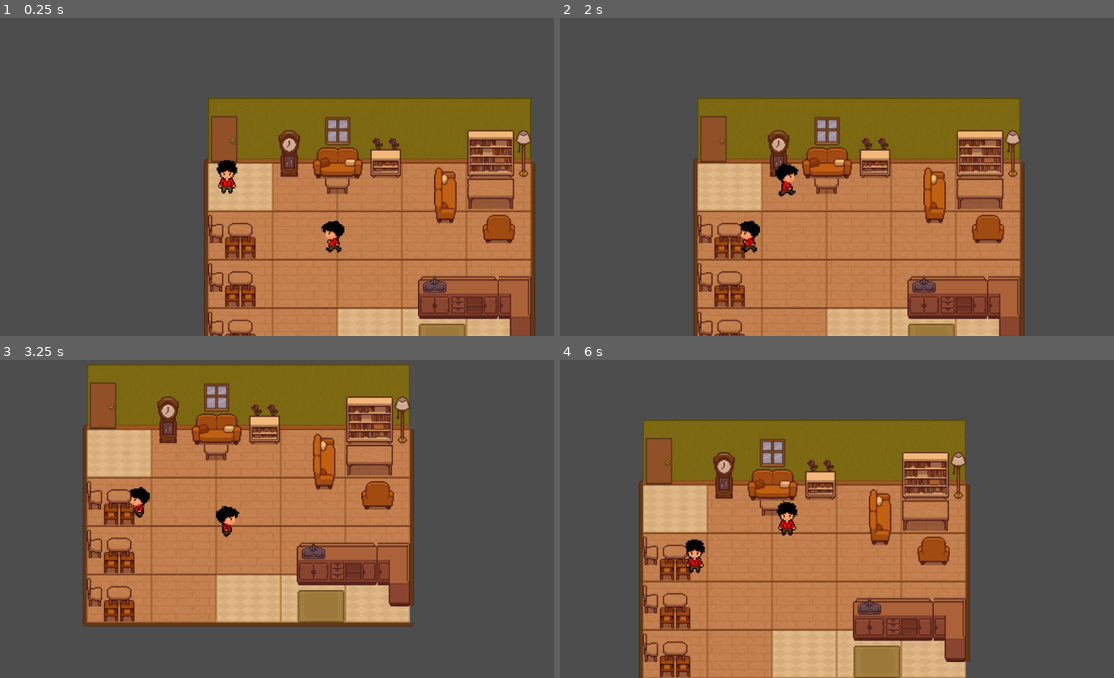
Above: before the commit, frames 1-4 (two rows, left to right).
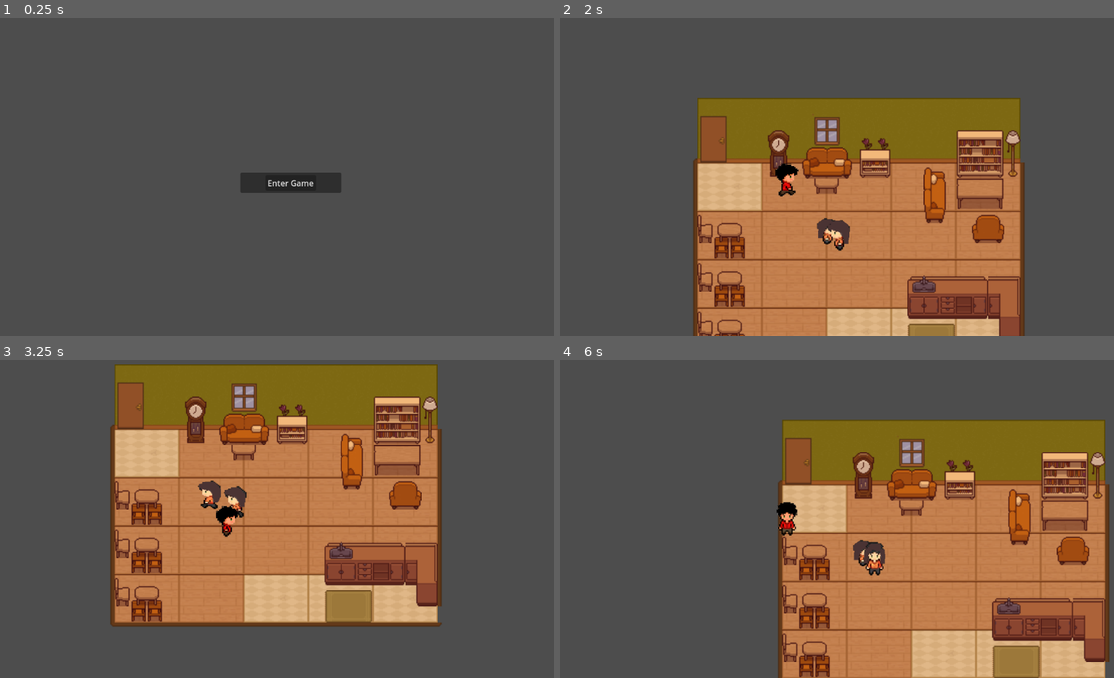
Above: after the commit, the same moments.

Repository: DavidNotlu/detox-cafe
Game: Godot game, scene res://scenes/Home.tscn
Two runs of this game, one before a commit and one after it. Both use one fixed random seed, a clock stepped at 60 frames per second and the inputs below. Before the commit the project starts from res://scenes/main.tscn.
Inputs (mouse positions are in pixels of both pictures, inside the frame that each line leads up to):
- Up to frame 1 (0.25 s): no input
- Up to frame 2 (2 s): click (848, 183) at 0.5 s, where only the run after the commit has a clickable "Enter Game"; hold Right (ui_right) from 1.28 s (still down)
- Up to frame 3 (3.25 s): release Right (ui_right) at 2.03 s; hold Down (ui_down) 2.03-2.78 s; hold Right (ui_right) from 2.78 s (still down)
- Up to frame 4 (6 s): release Right (ui_right) at 3.53 s; hold Up (ui_up) 3.53-4.28 s; hold Left (ui_left) 4.28-5.78 s; tap Enter at 5.75 s; hold Down (ui_down) from 5.78 s (still down)

The runs differ from the first frame. In frame 1, 44% of the frame differs, in the area x 36-97%, y 25-100%; in frame 2, 0.7%; in frame 3, 24%; in frame 4, 55%, in the area x 14-100%, y 18-100%.

Commit message:
add new sprite

Diff:
--- /dev/null
+++ b/cafe-detox/assets/char free/female.tres
@@ -0,0 +1,150 @@
+[gd_resource type="SpriteFrames" load_steps=19 format=3 uid="uid://cf8631acua81m"]
+
+[ext_resource type="Texture2D" uid="uid://blw2ijcf1363a" path="res://assets/char free/tommy-removebg-preview1.png" id="1_1mf48"]
+
+[sub_resource type="AtlasTexture" id="AtlasTexture_4ld7m"]
+atlas = ExtResource("1_1mf48")
+region = Rect2(40, 22, 68, 76)
+
+[sub_resource type="AtlasTexture" id="AtlasTexture_rxkd4"]
+atlas = ExtResource("1_1mf48")
+region = Rect2(40, 253, 68, 76)
+
+[sub_resource type="AtlasTexture" id="AtlasTexture_gd8pk"]
+atlas = ExtResource("1_1mf48")
+region = Rect2(110, 253, 68, 76)
+
+[sub_resource type="AtlasTexture" id="AtlasTexture_intrf"]
+atlas = ExtResource("1_1mf48")
+region = Rect2(180, 253, 68, 76)
+
+[sub_resource type="AtlasTexture" id="AtlasTexture_68v3d"]
+atlas = ExtResource("1_1mf48")
+region = Rect2(250, 253, 68, 76)
+
+[sub_resource type="AtlasTexture" id="AtlasTexture_6qto0"]
+atlas = ExtResource("1_1mf48")
+region = Rect2(40, 22, 68, 76)
+
+[sub_resource type="AtlasTexture" id="AtlasTexture_p3u7d"]
+atlas = ExtResource("1_1mf48")
+region = Rect2(110, 22, 68, 76)
+
+[sub_resource type="AtlasTexture" id="AtlasTexture_sn8fo"]
+atlas = ExtResource("1_1mf48")
+region = Rect2(180, 22, 68, 76)
+
+[sub_resource type="AtlasTexture" id="AtlasTexture_agr6v"]
+atlas = ExtResource("1_1mf48")
+region = Rect2(250, 22, 68, 76)
+
+[sub_resource type="AtlasTexture" id="AtlasTexture_r5q2s"]
+atlas = ExtResource("1_1mf48")
+region = Rect2(40, 184, 68, 70)
+
+[sub_resource type="AtlasTexture" id="AtlasTexture_qcrxo"]
+atlas = ExtResource("1_1mf48")
+region = Rect2(110, 184, 68, 70)
+
+[sub_resource type="AtlasTexture" id="AtlasTexture_d00ij"]
+atlas = ExtResource("1_1mf48")
+region = Rect2(180, 184, 68, 70)
+
+[sub_resource type="AtlasTexture" id="AtlasTexture_5lxpj"]
+atlas = ExtResource("1_1mf48")
+region = Rect2(250, 184, 68, 70)
+
+[sub_resource type="AtlasTexture" id="AtlasTexture_auc3j"]
+atlas = ExtResource("1_1mf48")
+region = Rect2(40, 99, 68, 76)
+
+[sub_resource type="AtlasTexture" id="AtlasTexture_l1wlp"]
+atlas = ExtResource("1_1mf48")
+region = Rect2(110, 99, 68, 76)
+
+[sub_resource type="AtlasTexture" id="AtlasTexture_au32i"]
+atlas = ExtResource("1_1mf48")
+region = Rect2(180, 99, 68, 76)
+
+[sub_resource type="AtlasTexture" id="AtlasTexture_fxkc4"]
+atlas = ExtResource("1_1mf48")
+region = Rect2(250, 99, 68, 76)
+
+[resource]
+animations = [{
+"frames": [{
+"duration": 1.0,
+"texture": SubResource("AtlasTexture_4ld7m")
+}],
+"loop": true,
+"name": &"default",
+"speed": 5.0
+}, {
+"frames": [{
+"duration": 1.0,
+"texture": SubResource("AtlasTexture_rxkd4")
+}, {
+"duration": 1.0,
+"texture": SubResource("AtlasTexture_gd8pk")
+}, {
+"duration": 1.0,
+"texture": SubResource("AtlasTexture_intrf")
+}, {
+"duration": 1.0,
+"texture": SubResource("AtlasTexture_68v3d")
+}],
+"loop": true,
+"name": &"walk_back",
+"speed": 5.0
+}, {
+"frames": [{
+"duration": 1.0,
+"texture": SubResource("AtlasTexture_6qto0")
+}, {
+"duration": 1.0,
+"texture": SubResource("AtlasTexture_p3u7d")
+}, {
+"duration": 1.0,
+"texture": SubResource("AtlasTexture_sn8fo")
+}, {
+"duration": 1.0,
+"texture": SubResource("AtlasTexture_agr6v")
+}],
+"loop": true,
+"name": &"walk_front",
+"speed": 5.0
+}, {
+"frames": [{
+"duration": 1.0,
+"texture": SubResource("AtlasTexture_r5q2s")
+}, {
+"duration": 1.0,
+"texture": SubResource("AtlasTexture_qcrxo")
+}, {
+"duration": 1.0,
+"texture": SubResource("AtlasTexture_d00ij")
+}, {
+"duration": 1.0,
+"texture": SubResource("AtlasTexture_5lxpj")
+}],
+"loop": true,
+"name": &"walk_left",
+"speed": 5.0
+}, {
+"frames": [{
+"duration": 1.0,
+"texture": SubResource("AtlasTexture_auc3j")
+}, {
+"duration": 1.0,
+"texture": SubResource("AtlasTexture_l1wlp")
+}, {
+"duration": 1.0,
+"texture": SubResource("AtlasTexture_au32i")
+}, {
+"duration": 1.0,
+"texture": SubResource("AtlasTexture_fxkc4")
+}],
+"loop": true,
+"name": &"walk_right",
+"speed": 5.0
+}]
--- a/cafe-detox/project.godot
+++ b/cafe-detox/project.godot
@@ -11,9 +11,13 @@
 [application]
 
 config/name="Cafe Detox"
-run/main_scene="res://scenes/main.tscn"
+run/main_scene="res://scenes/Home.tscn"
 config/features=PackedStringArray("4.3", "GL Compatibility")
 config/icon="res://icon.svg"
+
+[autoload]
+
+ChatGpt="*res://scripts/ChatGPT.gd"
 
 [display]
 
--- /dev/null
+++ b/cafe-detox/scenes/Home.tscn
@@ -0,0 +1,45 @@
+[gd_scene load_steps=2 format=3 uid="uid://bw1ofdwem557b"]
+
+[ext_resource type="Script" path="res://scenes/home.gd" id="1_xhnoo"]
+
+[node name="Home" type="Control"]
+layout_mode = 3
+anchors_preset = 8
+anchor_left = 0.5
+anchor_top = 0.5
+anchor_right = 0.5
+anchor_bottom = 0.5
+offset_right = 400.0
+offset_bottom = 400.0
+grow_horizontal = 2
+grow_vertical = 2
+script = ExtResource("1_xhnoo")
+
+[node name="Panel" type="Panel" parent="."]
+layout_mode = 1
+anchors_preset = 8
+anchor_left = 0.5
+anchor_top = 0.5
+anchor_right = 0.5
+anchor_bottom = 0.5
+offset_left = -300.0
+offset_top = -200.0
+offset_right = -100.0
+offset_bottom = -160.0
+grow_horizontal = 2
+grow_vertical = 2
+
+[node name="EnterButton" type="Button" parent="Panel"]
+layout_mode = 1
+anchors_preset = 8
+anchor_left = 0.5
+anchor_top = 0.5
+anchor_right = 0.5
+anchor_bottom = 0.5
+offset_left = -50.0
+offset_top = -15.5
+offset_right = 50.0
+offset_bottom = 15.5
+grow_horizontal = 2
+grow_vertical = 2
+text = "Enter Game"
--- /dev/null
+++ b/cafe-detox/scenes/character_body_2d_3.gd
@@ -0,0 +1,45 @@
+extends CharacterBody2D
+
+@export var speed: float = 50  # NPC movement speed
+@export var change_direction_time: float = 2.0  # Time between direction changes
+
+var direction: Vector2 = Vector2.ZERO
+var time_until_change: float = 0
+
+func _ready():
+	change_direction()
+
+func _process(delta):
+	time_until_change -= delta
+
+	if time_until_change <= 0:
+		change_direction()
+
+	velocity = direction * speed
+
+	# Play correct animation based on movement direction
+	if direction.x > 0:
+		$Body.play("walk_right")
+	elif direction.x < 0:
+		$Body.play("walk_left")
+	elif direction.y > 0:
+		$Body.play("walk_front")  # Walking downward
+	elif direction.y < 0:
+		$Body.play("walk_back")  # Walking upward
+	else:
+		$Body.play("default")  # Idle if not moving
+
+	move_and_slide()
+
+func change_direction():
+	# Pick a random direction: Up, Down, Left, Right, or Stay Still
+	var possible_directions = [
+		Vector2(1, 0),  # Right
+		Vector2(-1, 0), # Left
+		Vector2(0, 1),  # Down
+		Vector2(0, -1), # Up
+		Vector2.ZERO    # Stay still
+	]
+
+	direction = possible_directions[randi() % possible_directions.size()]
+	time_until_change = change_direction_time
--- /dev/null
+++ b/cafe-detox/scenes/home.gd
@@ -0,0 +1,12 @@
+# scripts/Home.gd
+extends Control
+
+func _ready() -> void:
+	# Connect the EnterButton's pressed signal.
+	$Panel/EnterButton.pressed.connect(_on_enter_clicked)
+
+func _on_enter_clicked() -> void:
+	print("Enter button clicked. Changing scene to Main.tscn")
+	# Preload the PackedScene and use change_scene_to()
+	var cafe_scene := preload("res://scenes/main.tscn")
+	get_tree().change_scene_to_file("res://scenes/main.tscn")
--- /dev/null
+++ b/cafe-detox/scenes/main.gd
@@ -0,0 +1,19 @@
+extends Node
+
+
+# Called when the node enters the scene tree for the first time.
+func _ready() -> void:
+	var music_player := AudioStreamPlayer.new()
+	# Load the audio stream from your asset folder.
+	music_player.stream = preload("res://assets/noodle_cafe.wav")
+	music_player.autoplay = true
+	add_child(music_player)
+
+	# (Optional) Start playing explicitly if not using autoplay.
+	music_player.play()
+	pass # Replace with function body.
+
+
+# Called every frame. 'delta' is the elapsed time since the previous frame.
+func _process(delta: float) -> void:
+	pass
--- a/cafe-detox/scenes/main.tscn
+++ b/cafe-detox/scenes/main.tscn
@@ -1,5 +1,6 @@
-[gd_scene load_steps=48 format=4 uid="uid://b67jv1e4ljcuk"]
-
+[gd_scene load_steps=52 format=4 uid="uid://b67jv1e4ljcuk"]
+
+[ext_resource type="Script" path="res://scenes/main.gd" id="1_cvtxm"]
 [ext_resource type="Texture2D" uid="uid://bbb3qeyebd21r" path="res://assets/Top-Down_Retro_Interior/TopDownHouse_FloorsAndWalls.png" id="1_xm4n2"]
 [ext_resource type="Texture2D" uid="uid://hwxvmehn80xr" path="res://assets/Top-Down_Retro_Interior/TopDownHouse_FurnitureState1.png" id="2_l5k6j"]
 [ext_resource type="Texture2D" uid="uid://dwff88m3soa10" path="res://assets/Top-Down_Retro_Interior/TopDownHouse_DoorsAndWindows.png" id="3_tt4gp"]
@@ -7,6 +8,9 @@
 [ext_resource type="Script" path="res://scenes/character_body_2d.gd" id="5_af50k"]
 [ext_resource type="Texture2D" uid="uid://cnoxs7r3m286v" path="res://assets/char free/tommy.png" id="6_a5q3y"]
 [ext_resource type="Script" path="res://scenes/e.gd" id="7_35qyi"]
+[ext_resource type="Script" path="res://scenes/character_body_2d_3.gd" id="8_lqewo"]
+[ext_resource type="SpriteFrames" uid="uid://cf8631acua81m" path="res://assets/char free/female.tres" id="9_njtws"]
+[ext_resource type="AudioStream" uid="uid://dvcalia8ov4ad" path="res://assets/noodle_cafe.wav" id="10_pbora"]
 
 [sub_resource type="TileSetAtlasSource" id="TileSetAtlasSource_pqeuo"]
 texture = ExtResource("1_xm4n2")
@@ -1025,6 +1029,7 @@
 size = Vector2(10, 24)
 
 [node name="Main" type="Node"]
+script = ExtResource("1_cvtxm")
 
 [node name="TileLayers" type="Node2D" parent="."]
 y_sort_enabled = true
@@ -1124,7 +1129,7 @@
 position = Vector2(-97, -8)
 scale = Vector2(0.418605, 0.480392)
 sprite_frames = SubResource("SpriteFrames_226nb")
-animation = &"walk_right"
+animation = &"walk_back"
 
 [node name="Camera2D" type="Camera2D" parent="TileLayers/CharacterBody2D"]
 position = Vector2(-35, -13)
@@ -1142,9 +1147,25 @@
 [node name="Body" type="AnimatedSprite2D" parent="TileLayers/CharacterBody2D2"]
 position = Vector2(21, 49)
 scale = Vector2(0.418605, 0.480392)
-sprite_frames = SubResource("SpriteFrames_226nb")
+sprite_frames = ExtResource("9_njtws")
 animation = &"walk_back"
 
 [node name="CollisionShape2D" type="CollisionShape2D" parent="TileLayers/CharacterBody2D2"]
 position = Vector2(20.5, 49)
 shape = SubResource("RectangleShape2D_nxrm0")
+
+[node name="CharacterBody2D3" type="CharacterBody2D" parent="TileLayers"]
+script = ExtResource("8_lqewo")
+
+[node name="Body" type="AnimatedSprite2D" parent="TileLayers/CharacterBody2D3"]
+position = Vector2(21, 49)
+scale = Vector2(0.419, 0.419)
+sprite_frames = ExtResource("9_njtws")
+animation = &"walk_left"
+
+[node name="CollisionShape2D" type="CollisionShape2D" parent="TileLayers/CharacterBody2D3"]
+position = Vector2(20.5, 49)
+shape = SubResource("RectangleShape2D_nxrm0")
+
+[node name="AudioStreamPlayer2D" type="AudioStreamPlayer2D" parent="."]
+stream = ExtResource("10_pbora")
Binary file added: cafe-detox/assets/Pixel Valentines.png
Not shown, added: cafe-detox/assets/Pixel Valentines.png.import
Binary file added: cafe-detox/assets/char free/tommy-removebg-preview1.png
Not shown, added: cafe-detox/assets/char free/tommy-removebg-preview1.png.import
Not shown, added: cafe-detox/assets/noodle_cafe.wav.import
Not shown: 1 places in cafe-detox/e.tscn that only renumber resources
Not shown: 1 places in cafe-detox/scenes/NPC.tscn that only renumber resources
Not shown, changed: .DS_Store
Not shown, changed: cafe-detox/.DS_Store
Not shown, changed: cafe-detox/assets/.DS_Store
Not shown, added: cafe-detox/assets/noodle_cafe.wav
